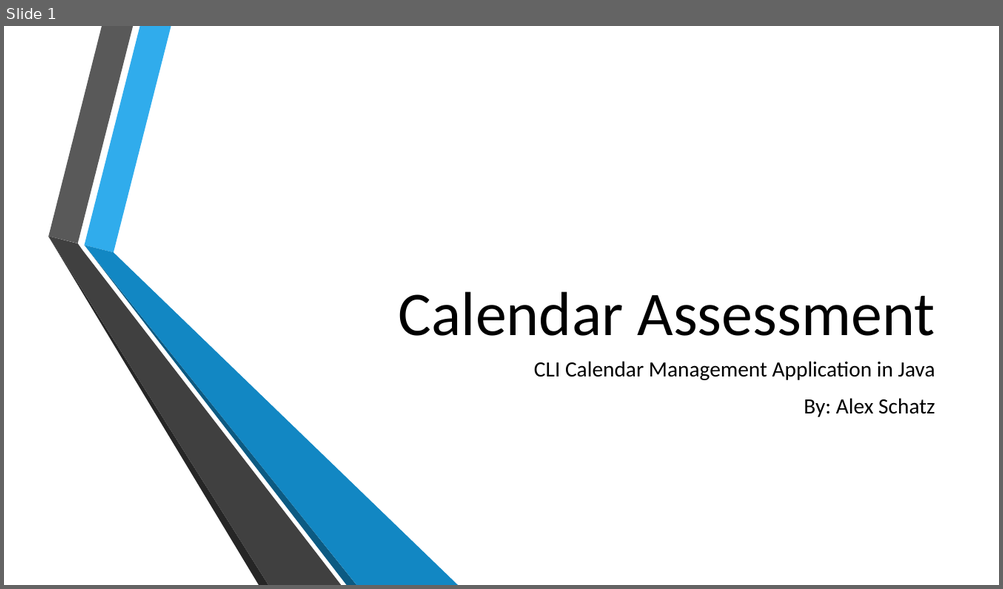
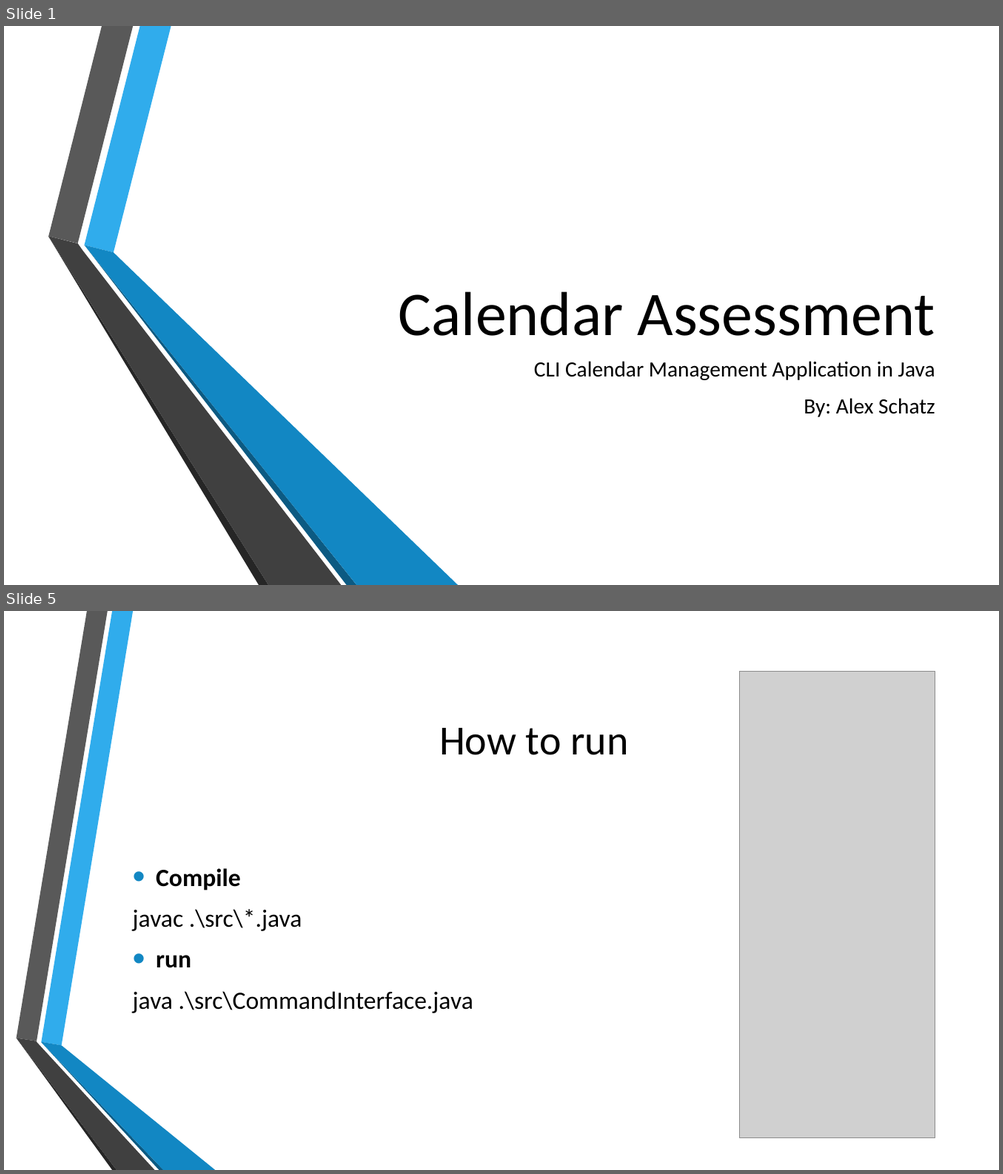
Before and after one commit to radfre/Capgemmini-Calender-Assesment, a slide deck: Calender Application Presentation.pptx. Shown one above the other, each under a label of ours: slide 1 before the commit, slides 1 and 5 after it; the slides between them are not shown. The pictures are 1003x589 and 1003x1174 pixels, drawn with LibreOffice and Linux fonts; fonts in the diff are those of the drawing; grey boxes stand for pictures; background and template pictures are left out. Boxes give left, top, right and bottom in pixels: in the first picture for what was removed or moved away, otherwise in the second. Text is boxed around its words. In the diff, an @@ line names an element or a change of style, - is before the commit and + after.

```diff
--- a/Calender Application Presentation.pptx
+++ b/Calender Application Presentation.pptx
@@ slide 5 added at [4, 611, 999, 1170], background picture (left out) @@
@@ picture added at [740, 672, 935, 1139] @@
@@ title added at [439, 728, 628, 755], 40 pt, text #000000 @@
+How to run
@@ text added at [133, 869, 473, 1014], 24 pt, text #000000 @@
+• Compile
+javac .\src\*.java
+• run
+java .\src\CommandInterface.java
@@ group added at [16, 611, 215, 1170]: 6 freeform shapes @@
```
Also in this commit, not shown: 6 other slides added, 2 slides removed.
